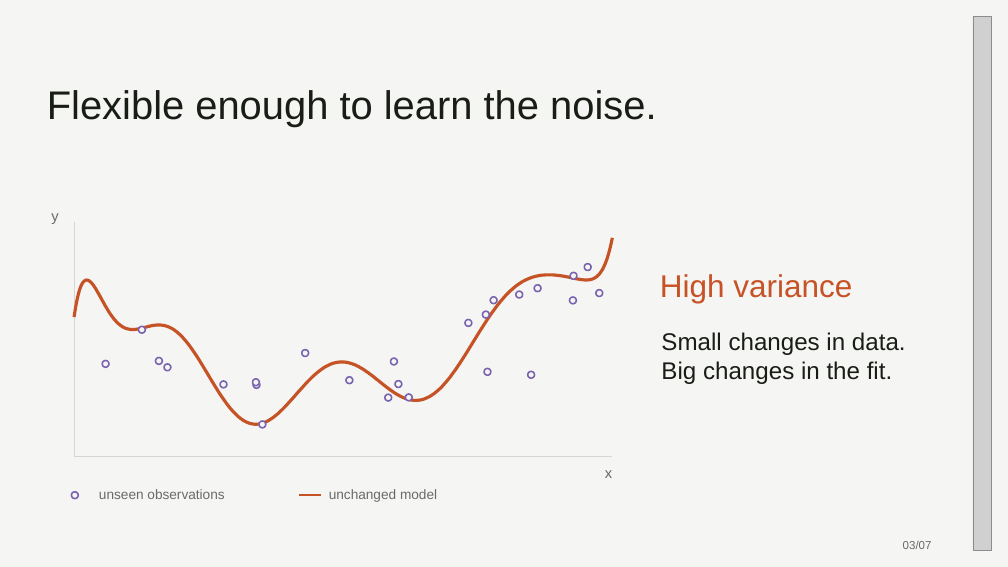
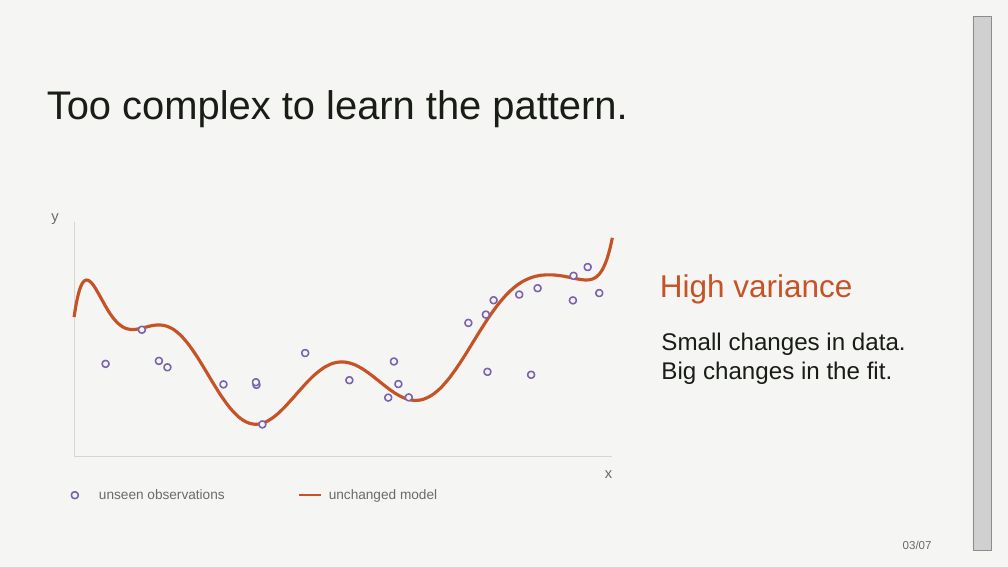
Before and after one commit to 0xABAN/classes, a slide deck: slide 3 of cmpsc-448/presentation/bias-variance-tradeoff.pptx. Drawn at 1008x567 pixels with LibreOffice and Linux fonts; fonts in the diff are those of the drawing; grey boxes stand for pictures. Boxes give left, top, right and bottom in pixels: in the first picture for what was removed or moved away, otherwise in the second. Text is boxed around its words. In the diff, an @@ line names an element or a change of style, - is before the commit and + after.

Commit message:
docs(cmpsc-448): revise third slide title

```diff
--- a/cmpsc-448/presentation/bias-variance-tradeoff.pptx
+++ b/cmpsc-448/presentation/bias-variance-tradeoff.pptx
@@ text at (x1=47, y1=90, x2=627, y2=127): text changed @@
-Flexible enough to learn the noise.
+Too complex to learn the pattern.
```
Also in this commit, not shown: 2 other files.
